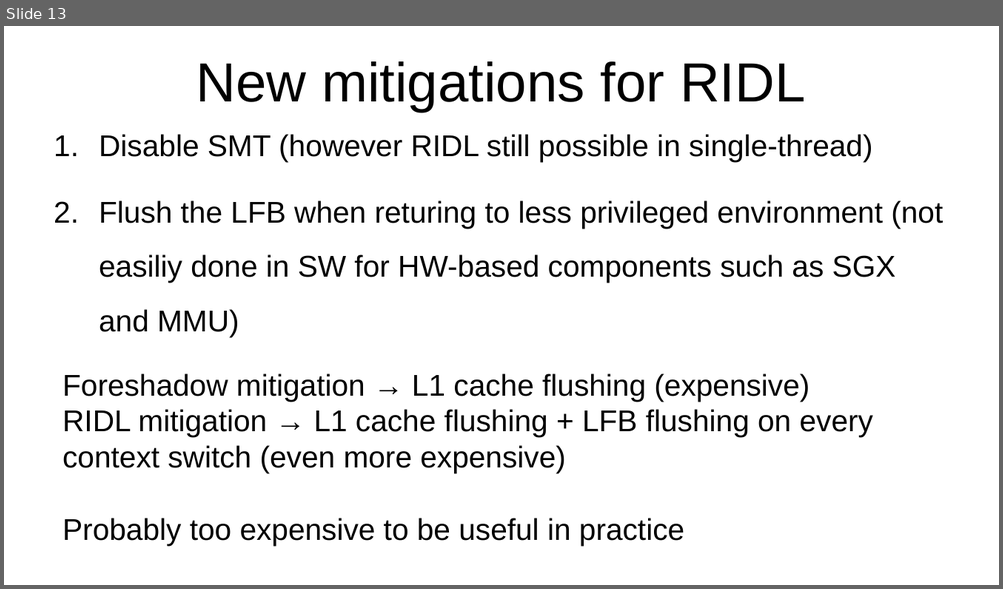
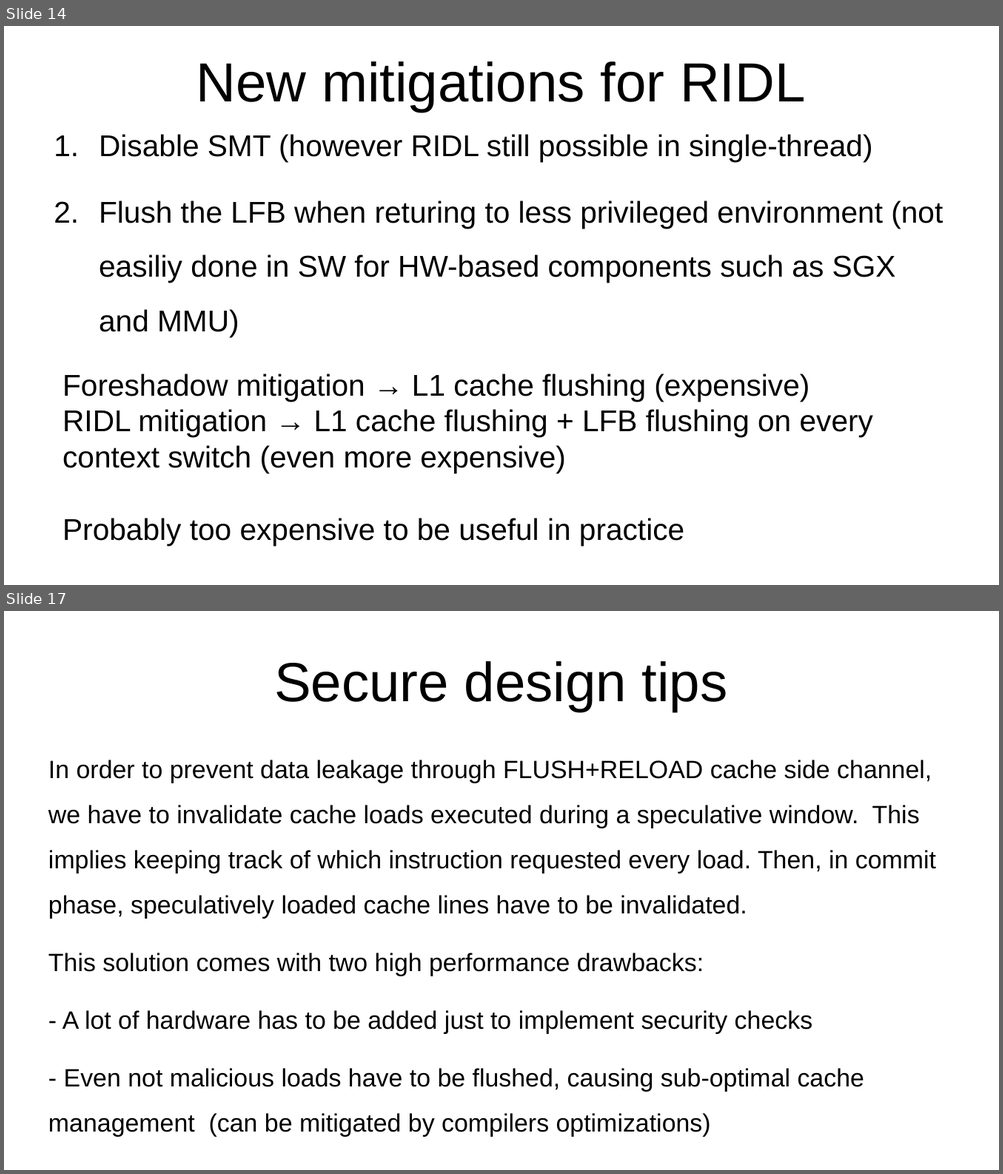
Before and after one commit to Rijndael99/hw_vulnerabilities, a slide deck: presentation1.pptx. Shown one above the other, each under a label of ours: slide 13 before the commit, slides 14 and 17 after it; the slides between them are not shown. The pictures are 1003x589 and 1003x1174 pixels, drawn with LibreOffice and Linux fonts; fonts in the diff are those of the drawing. Boxes give left, top, right and bottom in pixels: in the first picture for what was removed or moved away, otherwise in the second. Text is boxed around its words. In the diff, an @@ line names an element or a change of style, - is before the commit and + after.

```diff
--- a/presentation1.pptx
+++ b/presentation1.pptx
@@ slide 17 added at (4, 611, 999, 1170), background #FFFFFF @@
@@ text added at (274, 661, 728, 712), 44 pt, text #000000 @@
+Secure design tips
@@ text added at (48, 760, 936, 1137), 20 pt, text #000000 @@
+In order to prevent data leakage through FLUSH+RELOAD cache side channel, we have to invalidate cache loads executed during a speculative window. This implies keeping track of which instruction requested every load. Then, in commit phase, speculatively loaded cache lines have to be invalidated.
+This solution comes with two high performance drawbacks:
+- A lot of hardware has to be added just to implement security checks
+- Even not malicious loads have to be flushed, causing sub-optimal cache management (can be mitigated by compilers optimizations)
@@ what was slide 13 is now slide 14 @@
```
Also in this commit, not shown: 2 slides changed, 2 other slides added.
